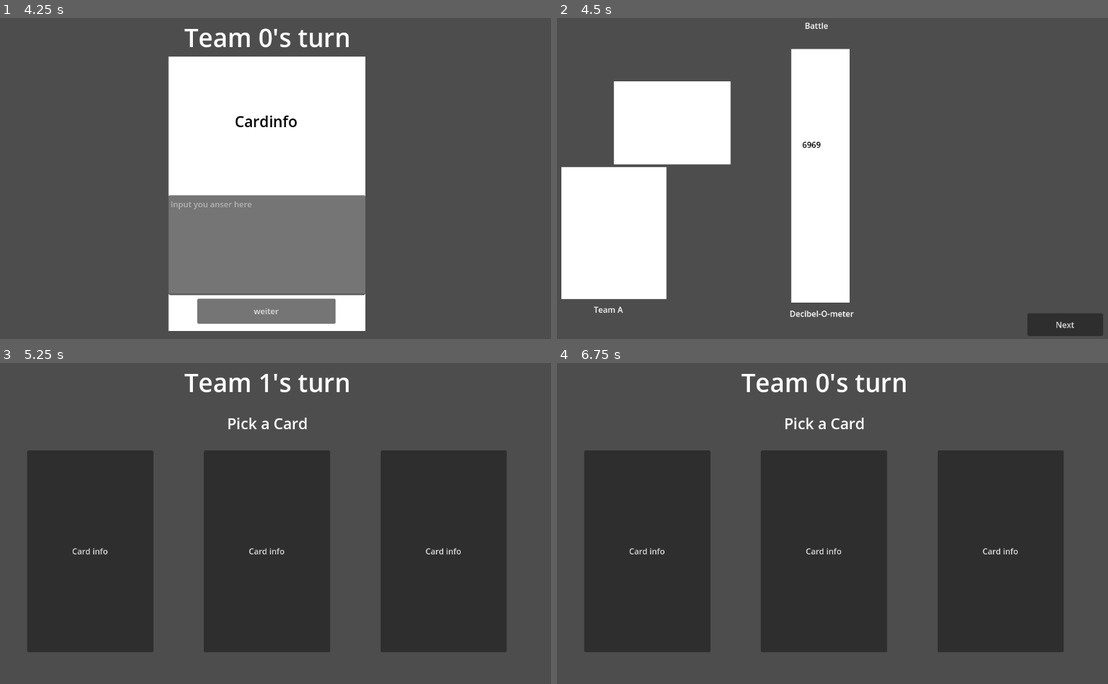
Above: before the commit, frames 1-4 (two rows, left to right).
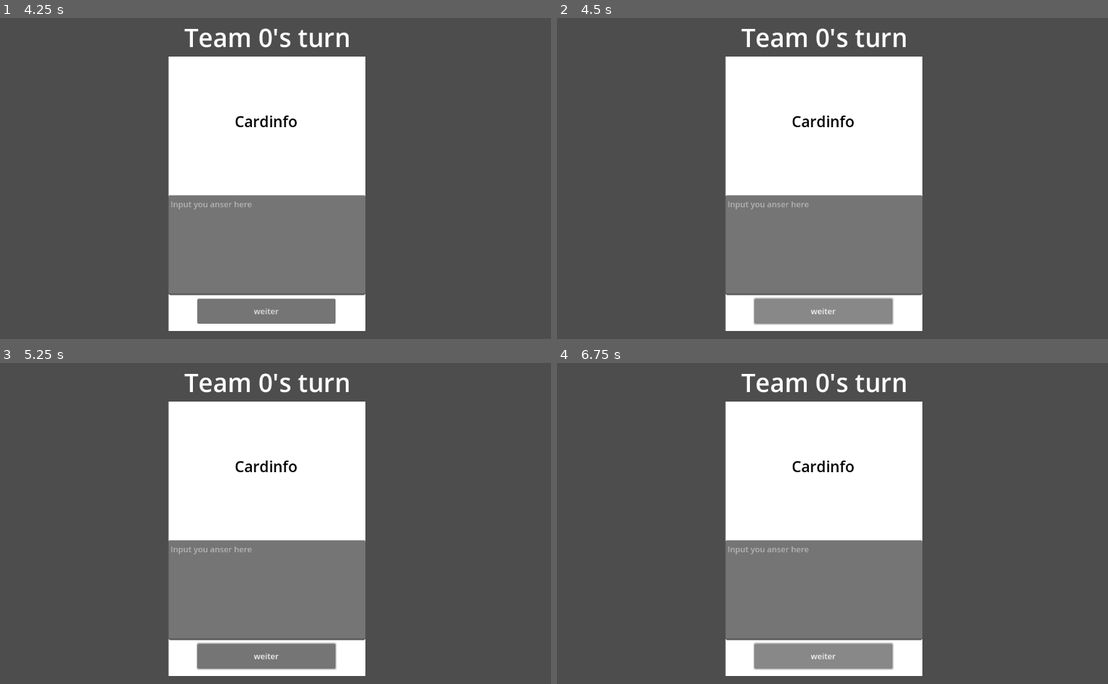
Above: after the commit, the same moments.

Repository: bastifpv/Giggle-o-Meter
Game: Godot game, scene res://scenes/menu.tscn
Same seed, same stepped clock (60 frames per second), same inputs: the game is played once before the commit and once after it.
Inputs (mouse positions are in pixels of both pictures, inside the frame that each line leads up to):
- Up to frame 1 (4.25 s): click "Play" at 0.5 s; click "Card info" at 1.25 s; click (264, 245) at 2.02 s; type "Alex" at 2.1 s; click "weiter" at 2.75 s; click "Card info" at 3.5 s
- Up to frame 2 (4.5 s): click "weiter" at 4.25 s
- Up to frame 3 (5.25 s): click (506, 671) at 5 s, where only the run before the commit has a clickable "Next"
- Up to frame 4 (6.75 s): click (1003, 552) at 5.75 s, where only the run before the commit has a clickable "Card info"; click "weiter" at 6.5 s

Frame 1 is identical in both runs. In frame 2, 41% of the frame differs, in the area x 0-100%, y 1-100%; in frame 3, 59%, in the area x 5-92%, y 3-98%; in frame 4, 59%.

Commit message:
can not do a an empty text input

Diff:
--- a/scripts/GlobalSettings.gd
+++ b/scripts/GlobalSettings.gd
@@ -13,4 +13,4 @@
 
 
 ## Config vars to control game behavior - CAN CHANGE
-var total_rounds = 5
+var total_rounds = 2
--- a/scripts/team_turn.gd
+++ b/scripts/team_turn.gd
@@ -36,6 +36,10 @@
 
 
 func _on_button_confirm_round_pressed():
+
+	if $CanvasLayer/SelectedCard/TextureRect/UserInputField.text.is_empty():
+		print("Text ")
+		return
 	dict = {'cardID' : selectedCardID, 'userInput' : $CanvasLayer/SelectedCard/TextureRect/UserInputField.text }
 	#print(dict)
 	print("-=-=-=-=-" + str(GlobalSettings.count_both_players_turn))
